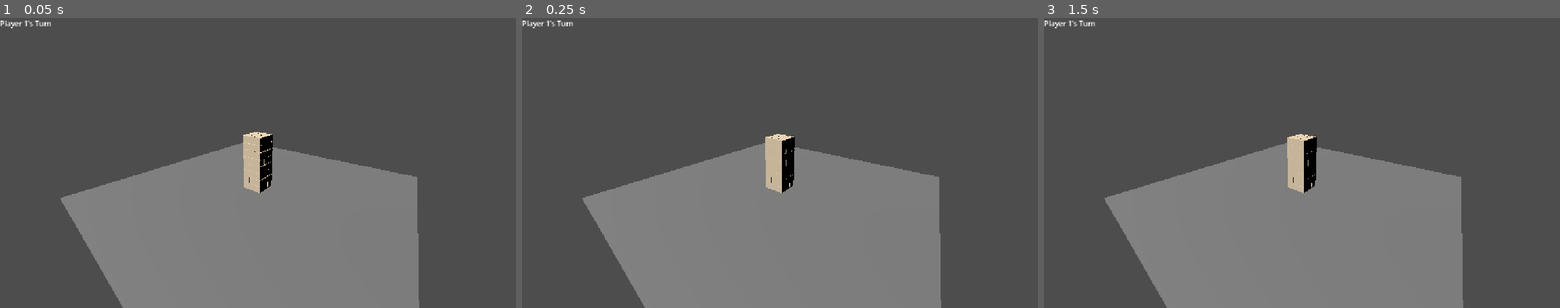
Above: before the commit, frames 1-3 (left to right).
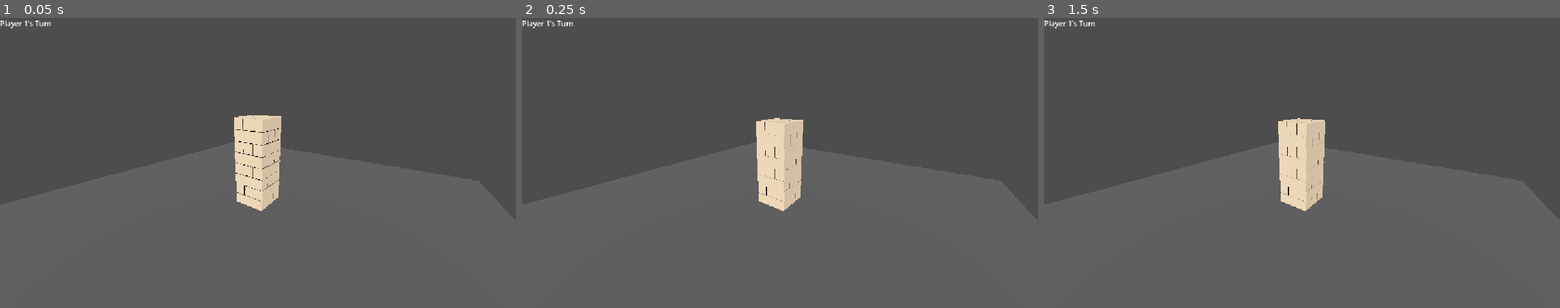
Above: after the commit, the same moments.

Repository: JoshuaG101/Godot_Game_Jam-HoboFight
Game: Godot game, scene res://Minigames/Jenga/Scenes/JengaGame.tscn
The game is run twice, just before and just after one commit, with the same random seed, the same clock (stepped at 60 frames per second) and the same inputs.
Inputs (mouse positions are in pixels of both pictures, inside the frame that each line leads up to):
- Up to frame 1 (0.05 s): no input
- Up to frame 2 (0.25 s): no input
- Up to frame 3 (1.5 s): tap Enter (ui_accept) at 0.5, 0.77, 1.25 s; move the mouse to (1415, 148) at 0.52 s; tap E at 0.6, 1.35 s; click (1415, 148) at 0.67 s; move the mouse to (1198, 177) at 1.27 s; click (1198, 177) at 1.42 s

The runs differ from the first frame. In frame 1, 33% of the frame differs, in the area x 11-82%, y 33-100%; in frame 2, 33%; in frame 3, 33%.

Commit message:
added rotation camera
the camera and lighting should be able to rotate to be able to allow the player to look around

Diff:
--- a/board/Minigames/Jenga/Scenes/JengaGame.tscn
+++ b/board/Minigames/Jenga/Scenes/JengaGame.tscn
@@ -20,8 +20,11 @@
 transform = Transform3D(20, 0, 0, 0, 0.2, 0, 0, 0, 20, 0, -0.1, 0)
 shape = SubResource("BoxShape3D_4owis")
 
-[node name="Camera3D" type="Camera3D" parent="." unique_id=324096736]
-transform = Transform3D(0.80644447, -0.31771055, 0.49870566, 0, 0.8433914, 0.53729963, -0.59130985, -0.4333023, 0.68014836, 8.223772, 7.150649, 10.549686)
+[node name="CameraPivot" type="Node3D" parent="." unique_id=1072371226]
+transform = Transform3D(1, 0, 0, 0, 1, 0, 0, 0, 1, 0, 2, 0)
+
+[node name="Camera3D" type="Camera3D" parent="CameraPivot" unique_id=324096736]
+transform = Transform3D(0.80644447, -0.31771058, 0.4987057, 0, 0.8433915, 0.53729963, -0.59130985, -0.43330234, 0.68014836, 0, 2, 8)
 
 [node name="DirectionalLight3D" type="DirectionalLight3D" parent="." unique_id=1238003279]
 transform = Transform3D(0.8660254, 0.35355338, -0.35355338, 0, 0.70710677, 0.70710677, 0.5, -0.6123724, 0.6123724, 0, 0, 0)
--- a/board/Minigames/Jenga/Scripts/jenga_game.gd
+++ b/board/Minigames/Jenga/Scripts/jenga_game.gd
@@ -15,6 +15,8 @@
 const BLOCKS_PER_LAYER: int = 3
 const PLAYER_COUNT: int = 4
 
+
+
 var current_player: int = 1
 var selected_block: RigidBody3D = null
 
@@ -22,10 +24,30 @@
 var is_checking_collapse: bool = false
 var game_over: bool = false
 
+var camera_orbiting: bool = false
+var camera_yaw: float = 0.0
+var camera_start_offset: Vector3
+
+
 
 func _ready() -> void:
-	$Camera3D.current = true
-	$Camera3D.look_at(Vector3(0, 2, 0), Vector3.UP)
+	var camera := find_child("Camera3D", true, false) as Camera3D
+
+	if camera == null:
+		push_error("Could not find Camera3D. Check its name in the scene tree.")
+		return
+
+	# Restore the original camera position.
+	camera.global_position = Vector3(5, 5, 7)
+	camera.current = true
+	camera.look_at(Vector3(0, 2, 0), Vector3.UP)
+
+	# Save the original viewing offset for orbit rotation.
+	camera_start_offset = camera.global_position - Vector3(0, 2, 0)
+	camera_yaw = 0.0
+
+	# Aim the directional light in the same direction as the camera.
+	update_camera_light()
 
 	build_tower()
 	update_turn_label()
@@ -57,14 +79,25 @@
 				block.rotation.y = PI / 2.0
 
 
+
 func _input(event: InputEvent) -> void:
 	if game_over or is_checking_collapse:
 		return
 
+	# Hold right mouse button to rotate the camera.
 	if event is InputEventMouseButton:
+		if event.button_index == MOUSE_BUTTON_RIGHT:
+			camera_orbiting = event.pressed
+
+		# Left-click to select a block.
 		if event.button_index == MOUSE_BUTTON_LEFT and event.pressed:
 			select_block_at_mouse(event.position)
 
+	# Rotate the camera horizontally while holding right-click.
+	if event is InputEventMouseMotion and camera_orbiting:
+		rotate_camera(-event.relative.x * 0.005)
+
+	# Press E to place the selected block.
 	if event is InputEventKey:
 		if event.pressed and not event.echo:
 			if event.keycode == KEY_E:
@@ -116,6 +149,7 @@
 
 
 
+
 func place_selected_block() -> void:
 	if not is_instance_valid(selected_block):
 		print("Click a block first!")
@@ -124,7 +158,7 @@
 	var blocks: Array = get_tree().get_nodes_in_group("jenga_blocks")
 	var highest_layer: int = 0
 
-	# Find the highest intended layer, ignoring the moving block.
+	# Find the highest intended layer, ignoring the selected block.
 	for block in blocks:
 		if block == selected_block:
 			continue
@@ -132,7 +166,12 @@
 		var layer: int = int(block.get_meta("tower_layer", 0))
 		highest_layer = maxi(highest_layer, layer)
 
-	# Record which slots on the highest layer are occupied.
+	# Prevent removing a block from the highest layer.
+	if int(selected_block.get_meta("tower_layer", 0)) >= highest_layer:
+		print("You can't remove a block from the top layer!")
+		return
+
+	# Find occupied slots on the highest layer.
 	var occupied_slots: Array[bool] = [false, false, false]
 
 	for block in blocks:
@@ -149,7 +188,7 @@
 		if slot >= 0 and slot < BLOCKS_PER_LAYER:
 			occupied_slots[slot] = true
 
-	# Look for an open slot on the current top layer.
+	# Find an open slot on the top layer.
 	var destination_layer: int = highest_layer
 	var destination_slot: int = -1
 
@@ -158,7 +197,7 @@
 			destination_slot = i
 			break
 
-	# Only create another layer when all three slots are occupied.
+	# Create a new layer only if the current top layer is full.
 	if destination_slot == -1:
 		destination_layer += 1
 		destination_slot = 0
@@ -167,7 +206,7 @@
 	var destination_height: float = BLOCK_HEIGHT / 2.0
 	destination_height += destination_layer * (BLOCK_HEIGHT + BLOCK_GAP)
 
-	# Freeze while moving the block.
+	# Move the selected block into its destination.
 	selected_block.freeze = true
 	selected_block.linear_velocity = Vector3.ZERO
 	selected_block.angular_velocity = Vector3.ZERO
@@ -183,7 +222,7 @@
 		selected_block.position.z = 0.0
 		selected_block.rotation = Vector3(0.0, PI / 2.0, 0.0)
 
-	# Save the block's new intended position.
+	# Save the block's new layer and slot.
 	selected_block.set_meta("tower_layer", destination_layer)
 	selected_block.set_meta("tower_slot", destination_slot)
 
@@ -191,17 +230,27 @@
 
 	clear_selection()
 
-	# Allow the tower to settle before checking for a collapse.
+	# Monitor the tower while it settles.
 	is_checking_collapse = true
-	await get_tree().create_timer(1.5).timeout
-
-	if check_tower_collapsed():
+	var collapse_detected: bool = false
+	var elapsed: float = 0.0
+	var check_interval: float = 0.1
+	var max_wait: float = 3.0
+
+	while elapsed < max_wait:
+		await get_tree().create_timer(check_interval).timeout
+		elapsed += check_interval
+
+		if check_tower_collapsed():
+			collapse_detected = true
+			break
+
+	if collapse_detected:
 		await eliminate_current_player()
 	else:
 		advance_turn()
 
 	is_checking_collapse = false
-
 
 
 func find_available_slot(layer: int, height: float) -> int:
@@ -315,3 +364,50 @@
 
 func update_turn_label() -> void:
 	$HUD/TurnLabel.text = "Player " + str(current_player) + "'s Turn"
+
+
+
+
+
+func rotate_camera(amount: float) -> void:
+	var camera := find_child("Camera3D", true, false) as Camera3D
+
+	if camera == null:
+		return
+
+	camera_yaw += amount
+
+	var target: Vector3 = Vector3(0, 2, 0)
+	var original_offset: Vector3 = camera_start_offset
+
+	var rotated_offset: Vector3 = Vector3(
+		original_offset.x * cos(camera_yaw)
+			+ original_offset.z * sin(camera_yaw),
+		original_offset.y,
+		-original_offset.x * sin(camera_yaw)
+			+ original_offset.z * cos(camera_yaw)
+	)
+
+	camera.global_position = target + rotated_offset
+	camera.look_at(target, Vector3.UP)
+
+	# Keep the light aimed in the camera's viewing direction.
+	update_camera_light()
+
+
+
+func update_camera_light() -> void:
+	var camera := find_child("Camera3D", true, false) as Camera3D
+	var light := find_child(
+		"DirectionalLight3D", true, false
+	) as DirectionalLight3D
+
+	if camera == null or light == null:
+		return
+
+	# Follow the camera's rotation.
+	light.global_rotation = camera.global_rotation
+
+	# Improve the tower's depth and shadows.
+	light.light_energy = 1.2
+	light.shadow_enabled = true
